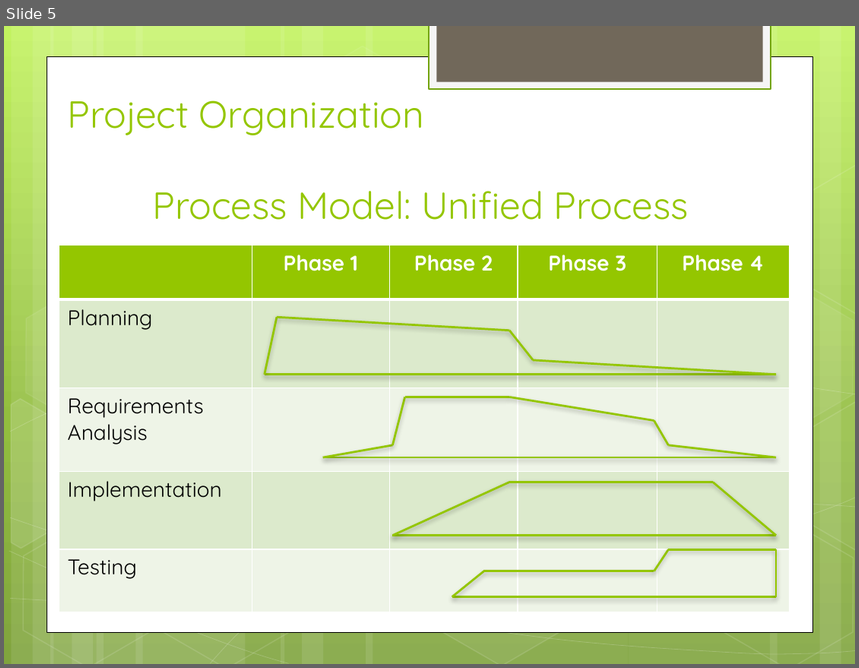
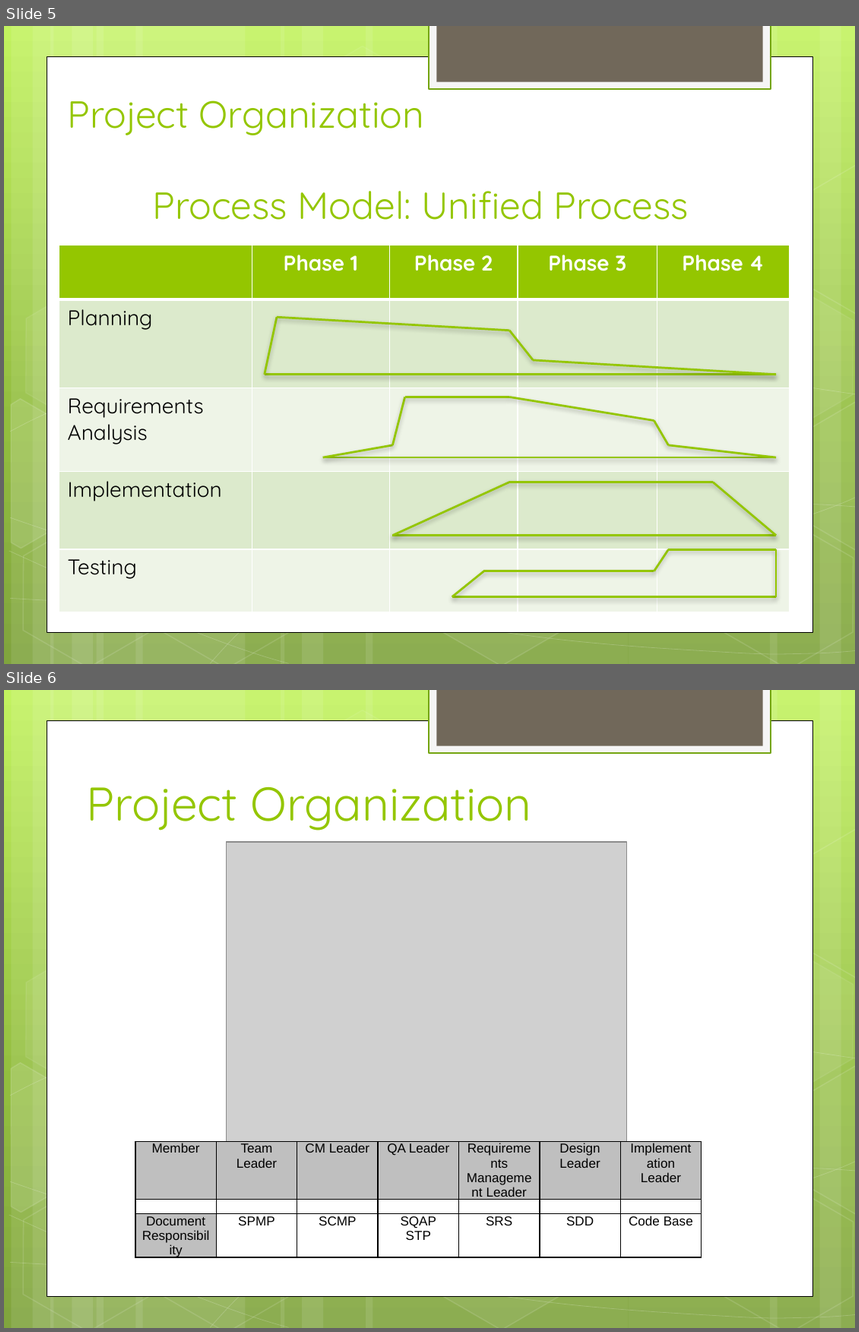
Before and after one commit to hiyenwong/cs679-b1-class-project, a slide deck: deliverables/final/Final Presentation.pptx. Shown one above the other, each under a label of ours: slide 5 before the commit, slides 5 and 6 after it. The pictures are 859x668 and 859x1332 pixels, drawn with LibreOffice and Linux fonts; fonts in the diff are those of the drawing; grey boxes stand for pictures. Boxes give left, top, right and bottom in pixels: in the first picture for what was removed or moved away, otherwise in the second. Text is boxed around its words. In the diff, an @@ line names an element or a change of style, - is before the commit and + after.

```diff
--- a/deliverables/final/Final Presentation.pptx
+++ b/deliverables/final/Final Presentation.pptx
@@ slide 6 added at (4,690,855,1328), background gradient #C3F35F to #93BF3F to #81A53E; not listed: 31 template elements that a slide beside it also shows @@
@@ title added at (87,787,532,831), 40 pt, text #94C600 @@
+Project Organization
@@ picture added at (227,842,627,1142) @@
@@ table added at (135,1142,701,1267), 3 rows, 7 columns @@
+Member | Team Leader | CM Leader | QA Leader | Requirements Management Leader | Design Leader | Implementation Leader
+ |  |  |  |  |  | 
+Document Responsibility | SPMP | SCMP | SQAP / STP | SRS | SDD | Code Base
```
Also in this commit, not shown: 14 slides changed, 5 other slides added, 2 slides removed.
